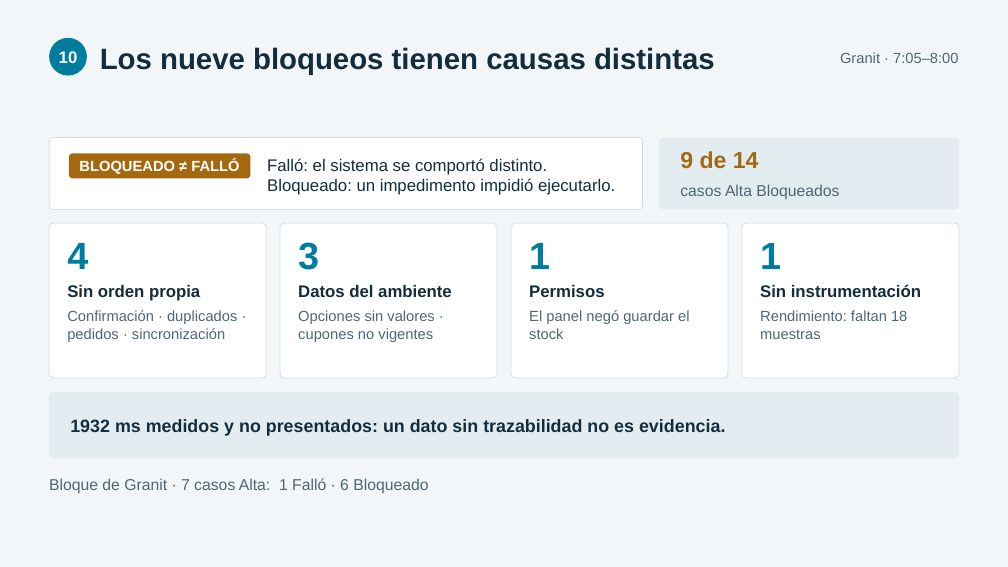
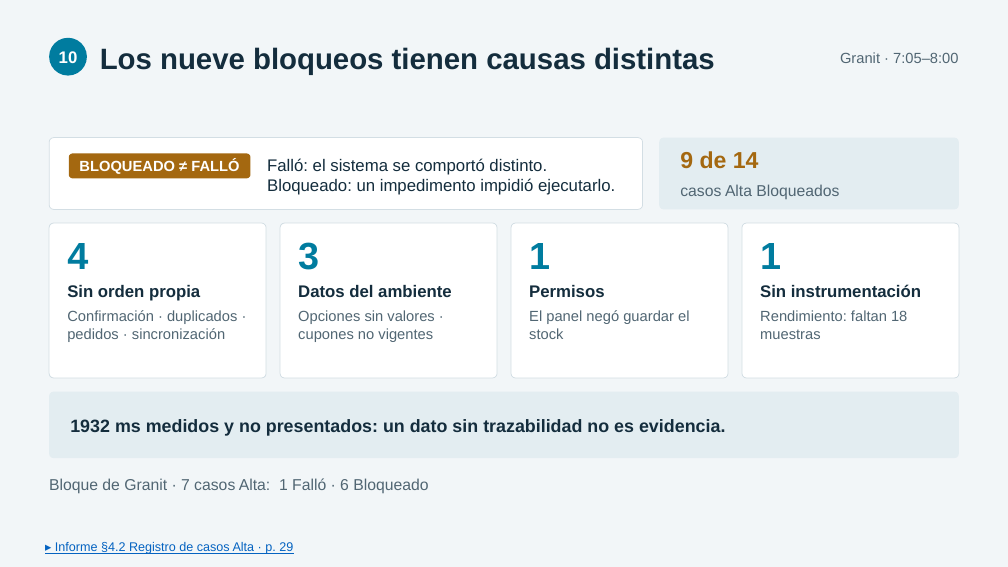
Before and after one commit to usuariogranit/Proyecto1_Caso3_OpenCart, a slide deck: slide 10 of entrega/Proyecto1_Caso3_Grupo5/Proyecto1_Caso3_Grupo5_Exposicion_FINAL.pptx. Drawn at 1008x567 pixels with LibreOffice and Linux fonts; fonts in the diff are those of the drawing. Boxes give left, top, right and bottom in pixels: in the first picture for what was removed or moved away, otherwise in the second. Text is boxed around its words. In the diff, an @@ line names an element or a change of style, - is before the commit and + after.

Commit message:
Presentacion final con 36 enlaces al informe: pie por lamina e identificadores de caso y de defecto

```diff
--- a/entrega/Proyecto1_Caso3_Grupo5/Proyecto1_Caso3_Grupo5_Exposicion_FINAL.pptx
+++ b/entrega/Proyecto1_Caso3_Grupo5/Proyecto1_Caso3_Grupo5_Exposicion_FINAL.pptx
@@ text added at [55,542,293,554], 12 pt, text #0563C1, underline @@
+▸ Informe §4.2 Registro de casos Alta · p. 29
```
Also in this commit, not shown: 16 other slides changed, 1 other file.
